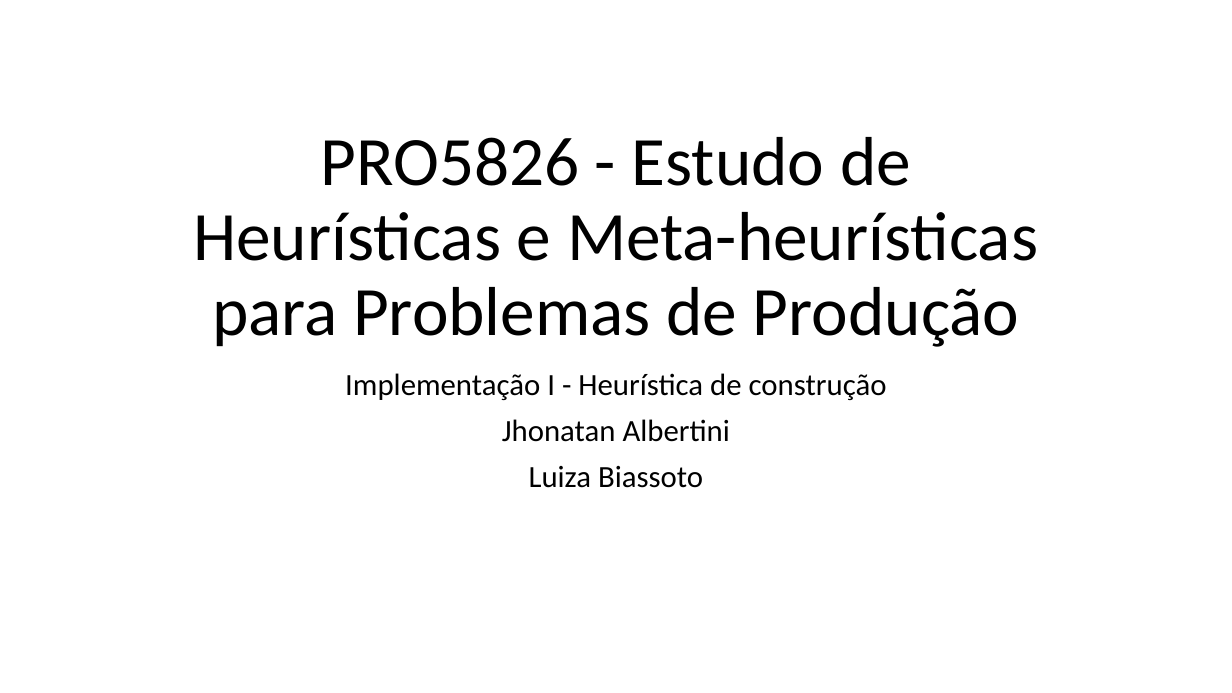
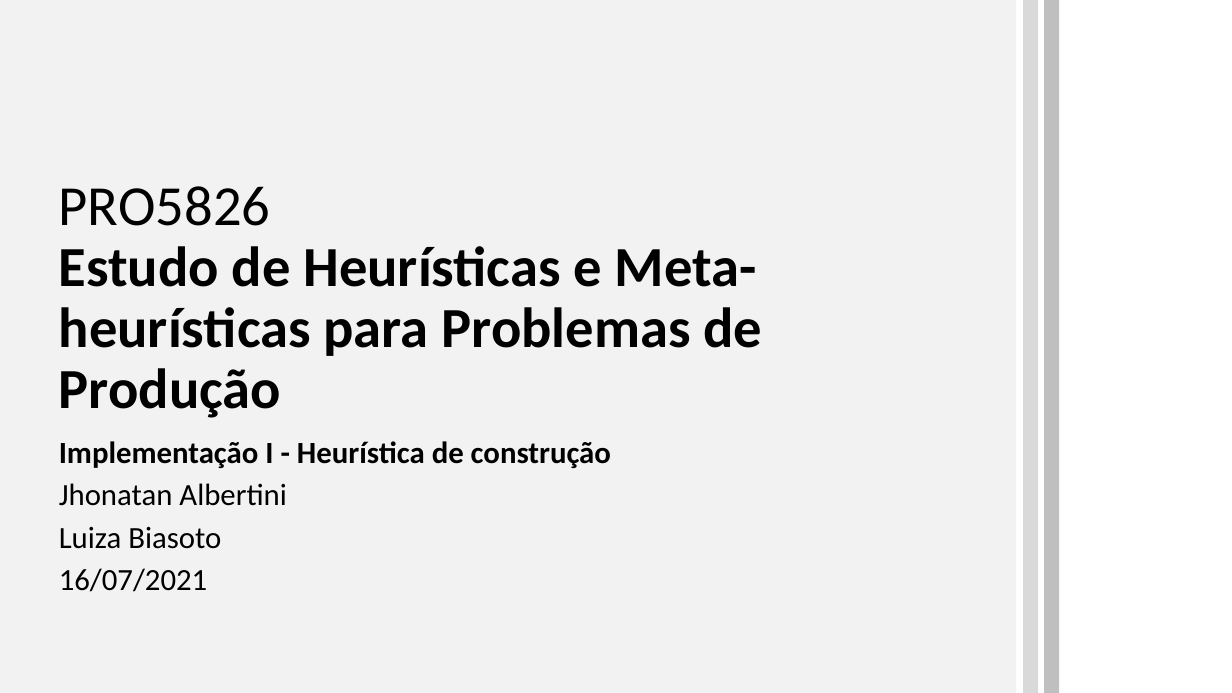
Before and after one commit to lpbiasoto/metaheuristicas, a slide deck: slide 1 of Apresentação 1/apresentação preliminar.pptx. Drawn at 1232x693 pixels with LibreOffice and Linux fonts; fonts in the diff are those of the drawing. Boxes give left, top, right and bottom in pixels: in the first picture for what was removed or moved away, otherwise in the second. Text is boxed around its words. In the diff, an @@ line names an element or a change of style, - is before the commit and + after.

```diff
--- a/Apresentação 1/apresentação preliminar.pptx
+++ b/Apresentação 1/apresentação preliminar.pptx
@@ rectangle added at (0,0,1017,693), fill #F2F2F2 @@
@@ rectangle added at (1023,0,1038,693), fill #D9D9D9 @@
@@ rectangle added at (1044,0,1059,693), fill #BFBFBF @@
@@ title at (59,186,763,418): text changed; size 54 to 44.1 pt; bold on @@
-PRO5826 - Estudo de Heurísticas e Meta-heurísticas para Problemas de Produção
+PRO5826
+Estudo de Heurísticas e Meta-heurísticas para Problemas de Produção
@@ subtitle "Implementação I - Heurística de ...": place and size @@
-subtitle "Implementação I - Heurística de ..." at (345,373,887,488)
+subtitle "Implementação I - Heurística de ..." at (59,441,611,592)
@@ subtitle at (59,441,611,506): bold on in "Implementação I - Heurística de construção"; alignment centre to left; line spacing 0.9 to 0.8 @@
@@ subtitle at (59,527,221,592): text changed @@
-Luiza Biassoto
+Luiza Biasoto
+16/07/2021
```
Also in this commit, not shown: 15 other slides changed, 3 slides added, 2 slides removed.
